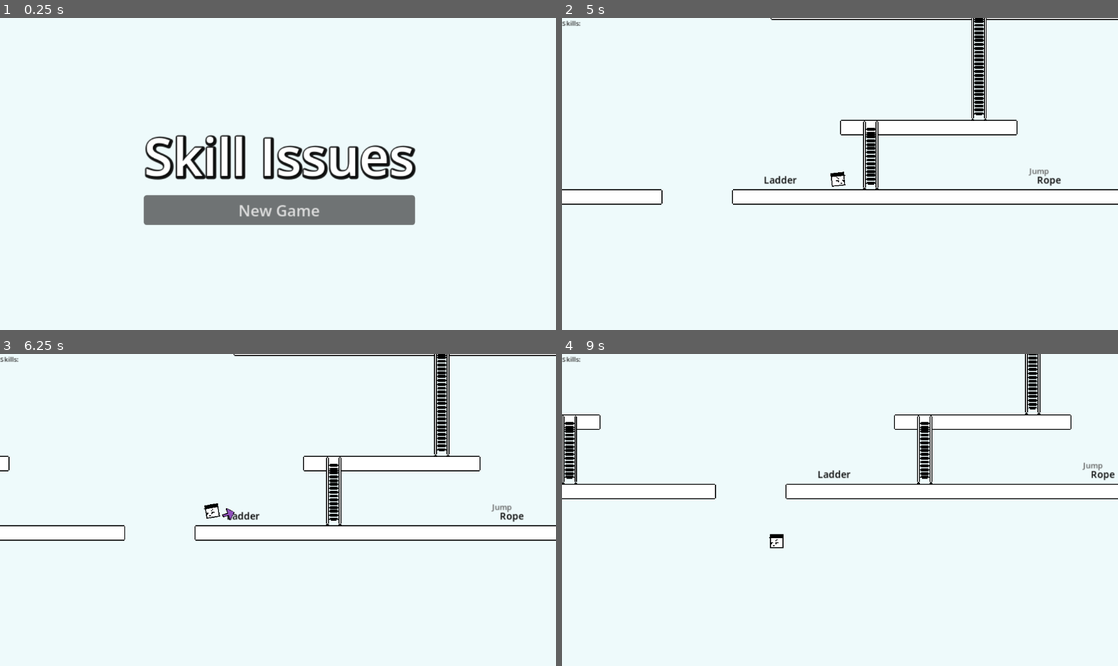
Above: before the commit, frames 1-4 (two rows, left to right).
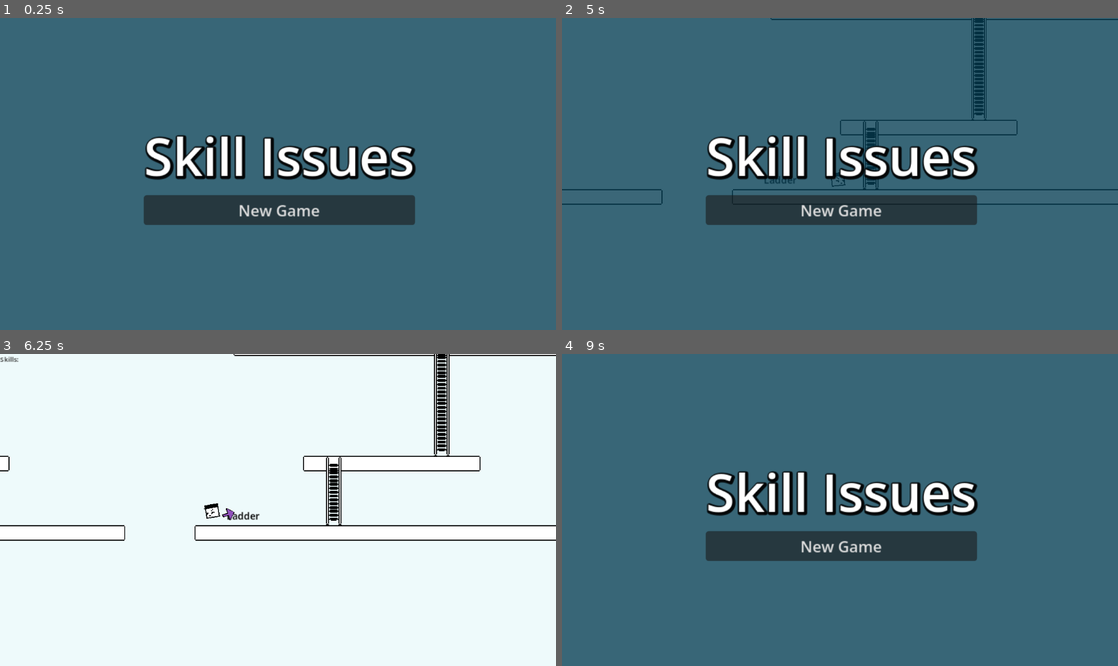
Above: after the commit, the same moments.

Repository: mariacki/and_what
Game: Godot game, scene res://src/game/game.tscn
The game is run twice, just before and just after one commit, with the same random seed, the same clock (stepped at 60 frames per second) and the same inputs.
Inputs (mouse positions are in pixels of both pictures, inside the frame that each line leads up to):
- Up to frame 1 (0.25 s): no input
- Up to frame 2 (5 s): click "New Game" at 0.5 s; tap Enter at 1.25 s; hold Right (ui_right) 1.28-2.78 s; tap Ctrl (action) every 0.75 s from 1.35 to 4.35 s; hold Left (ui_left) 2.78-3.53 s; hold Right (ui_right) from 3.53 s (still down); tap F5 (reset) at 4.9 s
- Up to frame 3 (6.25 s): release Right (ui_right) at 5 s; click (278, 547) at 5 s, where only the run after the commit has a clickable "New Game"; tap F5 (reset) at 5.75 s; hold Left (ui_left) from 5.78 s (still down); tap Ctrl (action) at 5.85 s
- Up to frame 4 (9 s): tap Escape (pause, bound only after the commit) at 6.4 s; release Left (ui_left) at 6.5 s; click (840, 513) at 6.5 s, where only the run after the commit has a clickable "Resume"; hold Right (ui_right) 7.28-8.03 s; tap Ctrl (action) at 7.35, 8.1, 8.85 s; tap F5 (reset) at 8 s; hold Left (ui_left) from 8.03 s (still down)

The runs differ from the first frame. In frame 1, 96% of the frame differs, in the area x 0-100%, y 0-100%; in frame 2, 98%; in frame 3, 0.1%; in frame 4, 98%.

Commit message:
Implement death zone for player when falling

Diff:
--- a/project.godot
+++ b/project.godot
@@ -50,6 +50,11 @@
 "events": [Object(InputEventKey,"resource_local_to_scene":false,"resource_name":"","device":-1,"window_id":0,"alt_press …(195 unchanged characters)…
 ]
 }
+pause={
+"deadzone": 0.2,
+"events": [Object(InputEventKey,"resource_local_to_scene":false,"resource_name":"","device":-1,"window_id":0,"alt_pressed":false,"shift_pressed":false,"ctrl_pressed":false,"meta_pressed":false,"pressed":false,"keycode":0,"physical_keycode":4194305,"key_label":0,"unicode":0,"location":0,"echo":false,"script":null)
+]
+}
 
 [physics]
 
--- a/src/game/event_bus.gd
+++ b/src/game/event_bus.gd
@@ -2,3 +2,4 @@
 
 signal level_exit_reached
 signal skills_updated(skills: Array[SkillCard])
+signal player_killed
--- a/src/game/game.gd
+++ b/src/game/game.gd
@@ -4,34 +4,62 @@
 
 var _current_level_idx: int = 0
 var _current_level: Node2D
+var _is_in_main_menu: bool = true
 
 @onready var _main_menu: CanvasLayer = %MainMenu
+@onready var _pause_menu: CanvasLayer = %PauseMenu
 @onready var _gameplay_overlay: CanvasLayer = %GameplayOverlay
+
 
 func _ready() -> void:
 	EventBus.level_exit_reached.connect(_on_level_exit_reached)
+	EventBus.player_killed.connect(_on_player_killed)
 
 func _on_new_game() -> void:
+	_is_in_main_menu = false
 	_load_level()
-	_hide_main_menu()
-	_show_gameplay_overlay()
 
+	_disable_menu(_main_menu)
+	_enable_menu(_gameplay_overlay)
 
-func _hide_main_menu() -> void:
-	_main_menu.process_mode = Node.PROCESS_MODE_DISABLED
-	_main_menu.visible = false
+func _on_pause_menu_open() -> void:
+	_disable_menu(_gameplay_overlay)
+	_enable_menu(_pause_menu)
 
+func _on_pause_menu_resume() -> void:
+	_disable_menu(_pause_menu)
+	_enable_menu(_gameplay_overlay)
 
-func _show_gameplay_overlay() -> void:
-	_gameplay_overlay.process_mode = Node.PROCESS_MODE_ALWAYS
-	_gameplay_overlay.visible = true
+func _on_pause_menu_reset_level() -> void:
+	_disable_menu(_pause_menu)
+	_load_level()
 
+func _on_pause_menu_exit_to_main_menu() -> void:
+	_is_in_main_menu = true
+
+	_disable_menu(_pause_menu)
+	_disable_menu(_gameplay_overlay)
+	_enable_menu(_main_menu)
+
+	_current_level.queue_free()
+
+func _on_player_killed() -> void:
+	_on_pause_menu_exit_to_main_menu()
+
+func _unhandled_input(event: InputEvent) -> void:
+	if event.is_action_pressed("reset"):
+		_on_pause_menu_reset_level()
+
+		return
+
+	if event.is_action_pressed("pause") and not _is_in_main_menu:
+		_on_pause_menu_open()
+
+		return
 
 func _on_level_exit_reached() -> void:
-	print("_on_level_exit_reached intercepted")
 	_update_level_idx()
 	_load_level()
-
 
 func _load_level() -> void:
 	if _current_level != null:
@@ -48,6 +76,12 @@
 
 	_current_level_idx += 1
 
-func _unhandled_input(event: InputEvent) -> void:
-	if event.is_action_pressed("reset"):
-		_load_level()
+
+func _disable_menu(menu: CanvasLayer) -> void:
+	menu.process_mode = Node.PROCESS_MODE_DISABLED
+	menu.visible = false
+
+
+func _enable_menu(menu: CanvasLayer) -> void:
+	menu.process_mode = Node.PROCESS_MODE_ALWAYS
+	menu.visible = true
--- a/src/game/game.tscn
+++ b/src/game/game.tscn
@@ -2,8 +2,8 @@
 
 [ext_resource type="Script" uid="uid://duyq0nfq330a" path="res://src/game/game.gd" id="1_l80un"]
 [ext_resource type="PackedScene" uid="uid://crureb8tk77sq" path="res://src/game/overlay.tscn" id="1_qnjlk"]
-[ext_resource type="PackedScene" uid="uid://yicge48108e0" path="res://scenes/level_1.tscn" id="2_xptat"]
-[ext_resource type="PackedScene" uid="uid://dfyojkn36aeup" path="res://scenes/level_2.tscn" id="3_yarin"]
+[ext_resource type="PackedScene" uid="uid://yicge48108e0" path="res://src/levels/level_1.tscn" id="2_xptat"]
+[ext_resource type="PackedScene" uid="uid://dfyojkn36aeup" path="res://src/levels/level_2.tscn" id="3_yarin"]
 
 [sub_resource type="LabelSettings" id="LabelSettings_l80un"]
 font_size = 54
@@ -30,10 +30,10 @@
 anchors_preset = -1
 anchor_right = 1.0
 anchor_bottom = 1.059
-offset_left = 437.0
-offset_top = 266.0
-offset_right = -434.0
-offset_bottom = -420.232
+offset_left = -16.0
+offset_top = -1.0
+offset_right = 77.0
+offset_bottom = 4.7680054
 grow_horizontal = 2
 grow_vertical = 2
 color = Color(0.022468096, 0.2386665, 0.32392517, 0.78431374)
@@ -57,4 +57,57 @@
 layout_mode = 2
 text = "New Game"
 
+[node name="PauseMenu" type="CanvasLayer" parent="UI" unique_id=562334626]
+unique_name_in_owner = true
+visible = false
+
+[node name="Background" type="ColorRect" parent="UI/PauseMenu" unique_id=973807191]
+anchors_preset = -1
+anchor_right = 1.0
+anchor_bottom = 1.059
+offset_left = -77.0
+offset_top = -53.0
+offset_right = 28.0
+offset_bottom = 10.768005
+grow_horizontal = 2
+grow_vertical = 2
+color = Color(0.022468096, 0.2386665, 0.32392517, 0.78431374)
+
+[node name="CenterContainer" type="CenterContainer" parent="UI/PauseMenu" unique_id=1753941912]
+anchors_preset = -1
+anchor_right = 1.0
+anchor_bottom = 1.0
+offset_left = 2.0
+offset_top = -4.0
+offset_right = 1.0
+offset_bottom = 2.0
+grow_horizontal = 2
+grow_vertical = 2
+
+[node name="HBoxContainer2" type="VBoxContainer" parent="UI/PauseMenu/CenterContainer" unique_id=1096489177]
+layout_mode = 2
+
+[node name="Label" type="Label" parent="UI/PauseMenu/CenterContainer/HBoxContainer2" unique_id=658581738]
+layout_mode = 2
+text = "Pause....."
+label_settings = SubResource("LabelSettings_l80un")
+
+[node name="ResumeButton" type="Button" parent="UI/PauseMenu/CenterContainer/HBoxContainer2" unique_id=1976430534]
+layout_mode = 2
+text = "Resume
+"
+
+[node name="Restart Level" type="Button" parent="UI/PauseMenu/CenterContainer/HBoxContainer2" unique_id=2029489459]
+layout_mode = 2
+text = "Restart Level
+"
+
+[node name="QuitToMainMenu" type="Button" parent="UI/PauseMenu/CenterContainer/HBoxContainer2" unique_id=1181244468]
+layout_mode = 2
+text = "Quit To Main Menu
+"
+
 [connection signal="pressed" from="UI/MainMenu/CenterContainer/HBoxContainer/Button" to="." method="_on_new_game"]
+[connection signal="pressed" from="UI/PauseMenu/CenterContainer/HBoxContainer2/ResumeButton" to="." method="_on_pause_menu_resume"]
+[connection signal="pressed" from="UI/PauseMenu/CenterContainer/HBoxContainer2/Restart Level" to="." method="_on_pause_menu_reset_level"]
+[connection signal="pressed" from="UI/PauseMenu/CenterContainer/HBoxContainer2/QuitToMainMenu" to="." method="_on_pause_menu_exit_to_main_menu"]
--- a/scenes/level_1.tscn
+++ b/src/levels/level_1.tscn
@@ -5,6 +5,9 @@
 [ext_resource type="PackedScene" uid="uid://cuemnvwx21fxe" path="res://src/player/player.tscn" id="4_e3sih"]
 [ext_resource type="PackedScene" uid="uid://b27xalgvh432k" path="res://src/transport/ladder.tscn" id="5_2y5yt"]
 [ext_resource type="PackedScene" uid="uid://vpfr0p6r8t53" path="res://src/exit/exit.tscn" id="6_fcfvj"]
+
+[sub_resource type="RectangleShape2D" id="RectangleShape2D_y3hcq"]
+size = Vector2(1239.5, 57)
 
 [node name="Level1" type="Node2D" unique_id=1286791302]
 
@@ -21,11 +24,6 @@
 position = Vector2(227, 279)
 requires = 0
 provides = 1
-
-[node name="SkillCard2" parent="." unique_id=504712972 instance=ExtResource("3_15mv3")]
-position = Vector2(510, 279)
-requires = 3
-provides = 2
 
 [node name="Platform9" parent="." unique_id=655066593 instance=ExtResource("2_pa8r4")]
 position = Vector2(664, 224)
@@ -74,3 +72,9 @@
 
 [node name="Exit" parent="." unique_id=502641085 instance=ExtResource("6_fcfvj")]
 position = Vector2(-144, 208)
+
+[node name="Area2D" type="Area2D" parent="." unique_id=951831275 groups=["death_zone"]]
+
+[node name="CollisionShape2D" type="CollisionShape2D" parent="Area2D" unique_id=2112596050]
+position = Vector2(284.25, 393)
+shape = SubResource("RectangleShape2D_y3hcq")
--- a/scenes/level_2.tscn
+++ b/src/levels/level_2.tscn
@@ -6,6 +6,9 @@
 [ext_resource type="PackedScene" uid="uid://cuemnvwx21fxe" path="res://src/player/player.tscn" id="4_6cvei"]
 [ext_resource type="PackedScene" uid="uid://b27xalgvh432k" path="res://src/transport/ladder.tscn" id="5_que50"]
 [ext_resource type="PackedScene" uid="uid://vpfr0p6r8t53" path="res://src/exit/exit.tscn" id="7_y0kc7"]
+
+[sub_resource type="RectangleShape2D" id="RectangleShape2D_1cvfm"]
+size = Vector2(3185, 57)
 
 [node name="Game" type="Node2D" unique_id=1286791302]
 
@@ -31,7 +34,7 @@
 
 [node name="SkillCard6" parent="." unique_id=1912170534 instance=ExtResource("3_ne2mo")]
 position = Vector2(1194, 248)
-requires = 3
+requires = 0
 provides = 1
 
 [node name="SkillCard13" parent="." unique_id=1489174920 instance=ExtResource("3_ne2mo")]
@@ -53,12 +56,8 @@
 number_of_segments = 21
 
 [node name="Platform21" parent="." unique_id=139993563 instance=ExtResource("2_y0kc7")]
-position = Vector2(923, -321)
-number_of_segments = 18
-
-[node name="Platform26" parent="." unique_id=2023196468 instance=ExtResource("2_y0kc7")]
-position = Vector2(529, -326)
-number_of_segments = 18
+position = Vector2(425, -322)
+number_of_segments = 57
 
 [node name="Platform8" parent="." unique_id=583603668 instance=ExtResource("2_y0kc7")]
 position = Vector2(314, 147)
@@ -162,3 +161,9 @@
 
 [node name="Exit" parent="." unique_id=502641085 instance=ExtResource("7_y0kc7")]
 position = Vector2(541, 251)
+
+[node name="Area2D" type="Area2D" parent="." unique_id=1977853364 groups=["death_zone"]]
+
+[node name="CollisionShape2D" type="CollisionShape2D" parent="Area2D" unique_id=896895025]
+position = Vector2(493.5, 466)
+shape = SubResource("RectangleShape2D_1cvfm")
--- a/src/player/player.gd
+++ b/src/player/player.gd
@@ -2,6 +2,7 @@
 
 const SPEED = 200.0
 const JUMP_VELOCITY = -400.0
+const GROUP_DEATH_ZONE = "death_zone"
 
 @onready var visuals: PlayerVisuals = %Visuals
 @export var arrow: Node2D
--- a/src/player/states/player_falling.gd
+++ b/src/player/states/player_falling.gd
@@ -12,3 +12,7 @@
 
 	if player.is_on_floor():
 		player.state_machine.switch_state(PlayerWalking, player)
+
+	for area in player.detection_area.get_overlapping_areas():
+		if area.is_in_group(Player.GROUP_DEATH_ZONE):
+			EventBus.player_killed.emit()
--- a/src/player/states/player_walking.gd
+++ b/src/player/states/player_walking.gd
@@ -38,6 +38,7 @@
 		if interactive is Exit:
 			_handle_exit(player)
 			return
+
 
 
 func _handle_skill_card(player: Player, card: SkillCard) -> void:
Not shown, changed: todo.md
